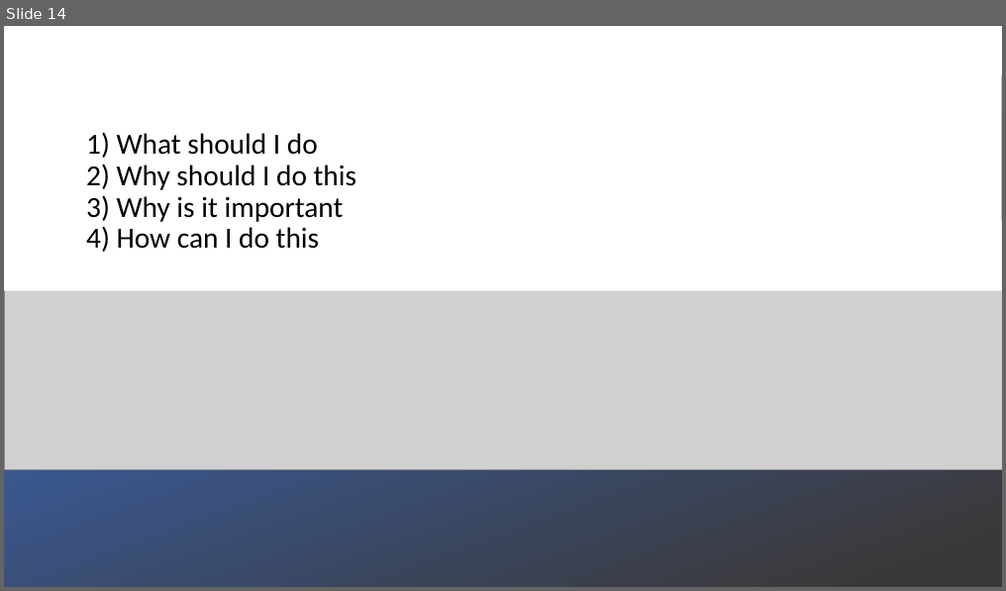
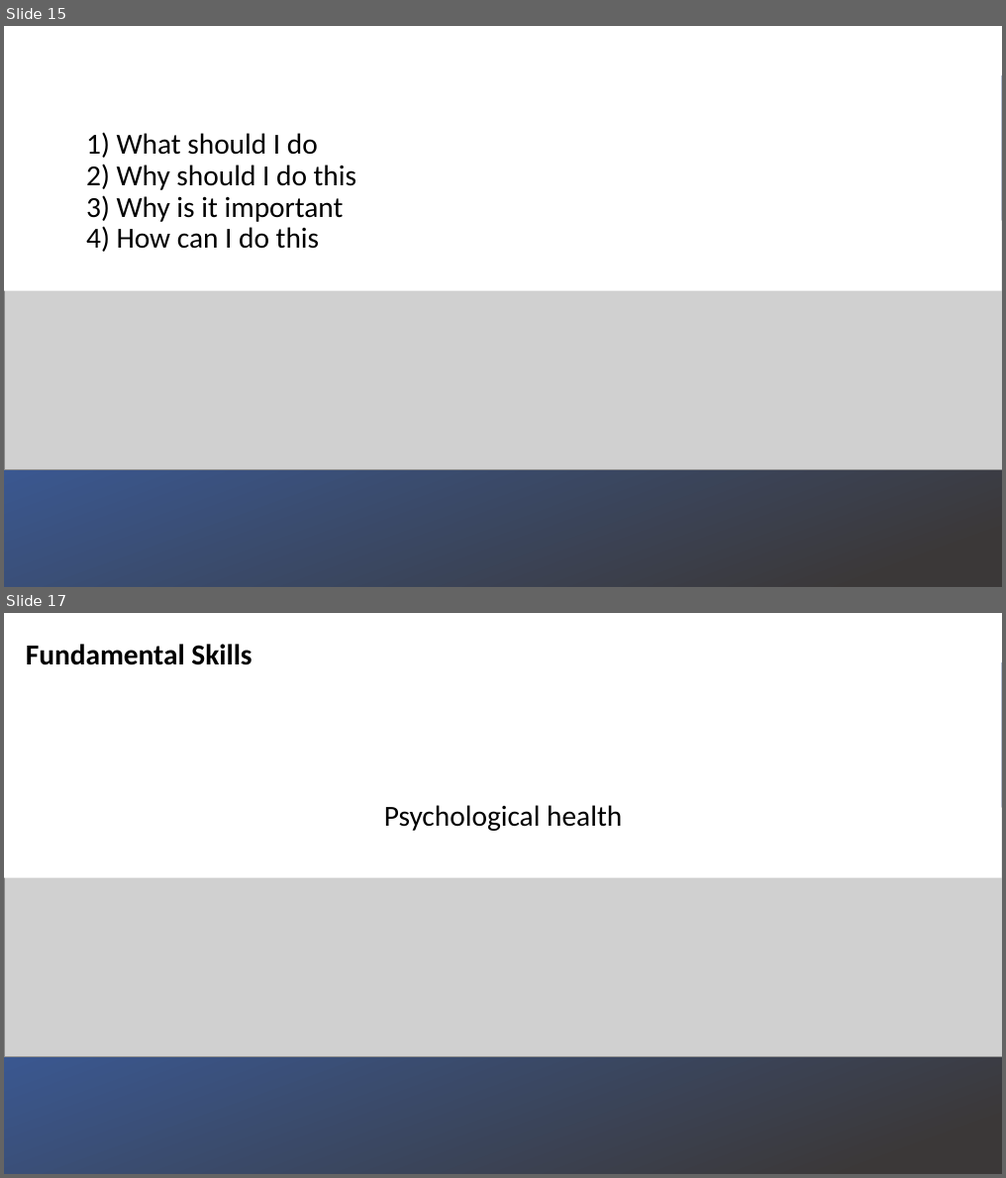
Before and after one commit to VladimirMakarevich/presentations, a slide deck: softskills/self management/self_management.pptx. Shown one above the other, each under a label of ours: slide 14 before the commit, slides 15 and 17 after it; the slides between them are not shown. The pictures are 1006x591 and 1006x1178 pixels, drawn with LibreOffice and Linux fonts; fonts in the diff are those of the drawing; grey boxes stand for pictures. Boxes give left, top, right and bottom in pixels: in the first picture for what was removed or moved away, otherwise in the second. Text is boxed around its words. In the diff, an @@ line names an element or a change of style, - is before the commit and + after.

```diff
--- a/softskills/self management/self_management.pptx
+++ b/softskills/self management/self_management.pptx
@@ slide 17 added at box(4, 613, 1002, 1174), background #FFFFFF @@
@@ rectangle added at box(4, 613, 1002, 878), fill #FFFFFF @@
@@ rectangle added at box(4, 663, 1002, 1174), fill gradient #3965B5 to #3B3838 @@
@@ title added at box(26, 644, 252, 665), 28 pt, text #000000, bold @@
+Fundamental Skills
@@ picture added at box(4, 808, 1002, 1057) @@
@@ text added at box(384, 805, 622, 831), 28 pt, text #000000 @@
+Psychological health
@@ what was slide 14 is now slide 15 @@
```
Also in this commit, not shown: 7 slides changed, 4 other slides added.
